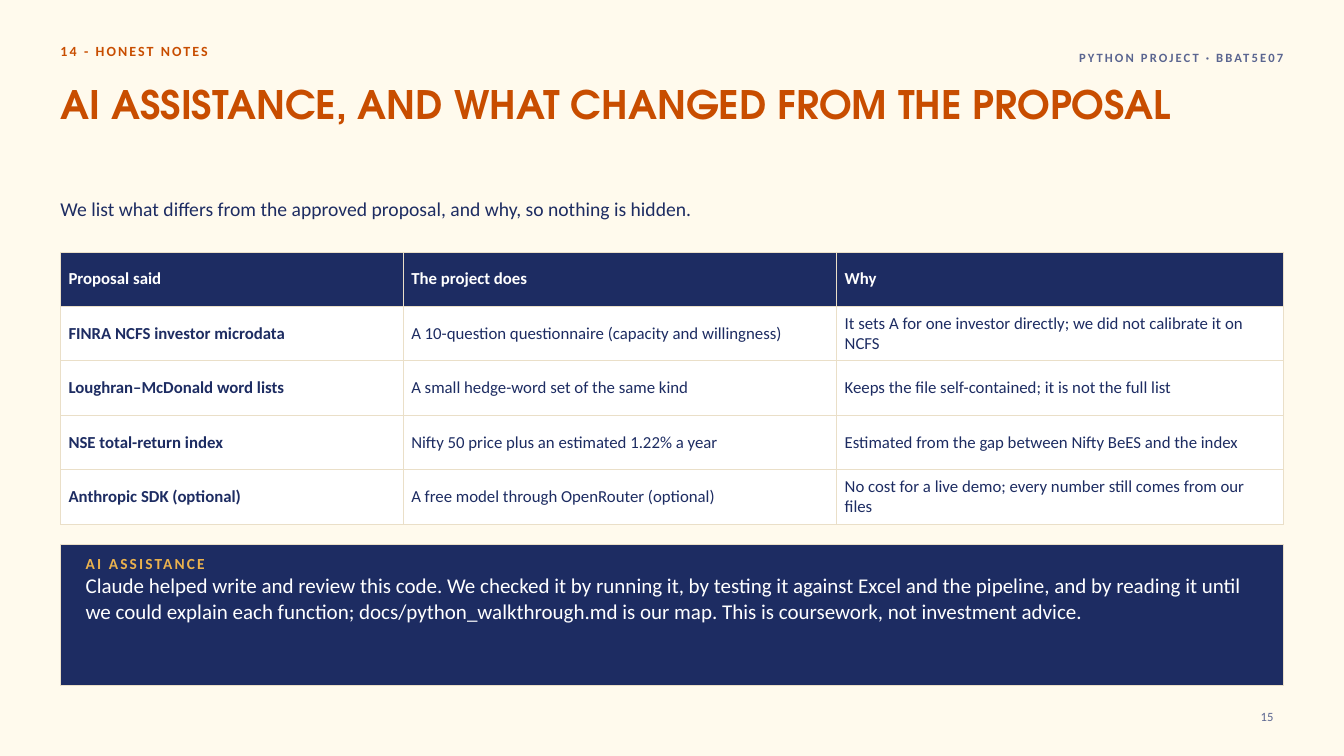
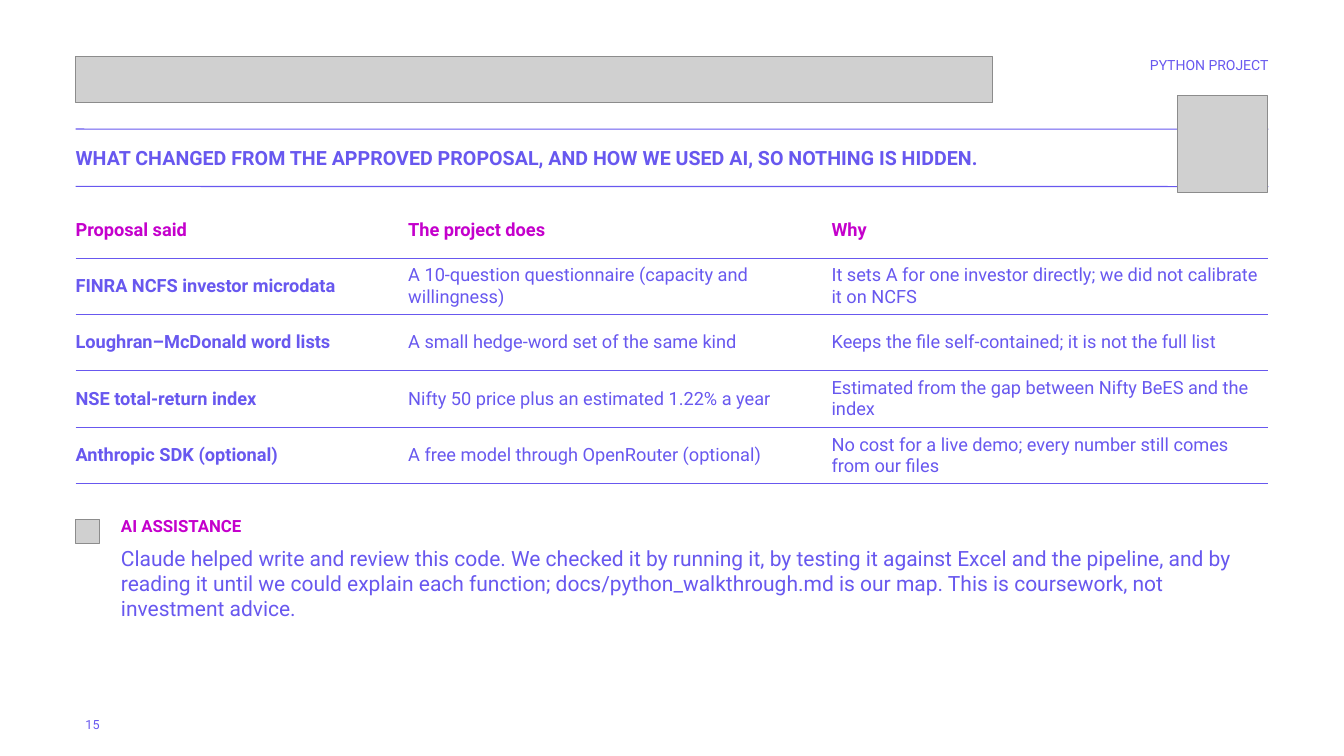
Before and after one commit to xXcromsom/sa-portfolio, a slide deck: slide 15 of deliverables/out/Python_Project_Deck.pptx. Drawn at 1344x756 pixels with LibreOffice and Linux fonts; fonts in the diff are those of the drawing; grey boxes stand for pictures; background and template pictures are left out. Boxes give left, top, right and bottom in pixels: in the first picture for what was removed or moved away, otherwise in the second. Text is boxed around its words. In the diff, an @@ line names an element or a change of style, - is before the commit and + after.

```diff
--- a/deliverables/out/Python_Project_Deck.pptx
+++ b/deliverables/out/Python_Project_Deck.pptx
@@ background #FFFAED to #FFFFFF @@
@@ text removed at <box>60,47,208,56</box> @@
-14 - HONEST NOTES
@@ picture added at <box>76,56,993,103</box> @@
@@ title removed at <box>60,89,1170,125</box> @@
-AI ASSISTANCE, AND WHAT CHANGED FROM THE PROPOSAL
@@ text at <box>1150,60,1269,70</box>: text changed; size 9 to 10 pt; font Calibri to Roboto; text colour #5A6590 to #6858EF; bold off @@
-PYTHON PROJECT · BBAT5E07
+PYTHON PROJECT
@@ picture added at <box>1178,96,1268,193</box> @@
@@ text "WHAT CHANGED FROM THE APPROVED ..." at <box>76,151,978,168</box>: vertical alignment top to middle @@
@@ line added from (76, 129) to (1268, 129), #6858EF 0.75 pt @@
@@ text at <box>76,151,978,168</box>: text changed; font Calibri to Roboto; text colour #1D2C62 to #6858EF; bold on @@
-We list what differs from the approved proposal, and why, so nothing is hidden.
+WHAT CHANGED FROM THE APPROVED PROPOSAL, AND HOW WE USED AI, SO NOTHING IS HIDDEN.
@@ table at <box>76,202,1268,476</box> @@
@@ fill #1D2C62 to none in row 1 @@
@@ fill #FFFFFF to none in 12 cells @@
@@ size 12 to 13 pt, font Calibri to Roboto, text colour #1D2C62 to #6858EF @@
@@ text colour #FFFFFF to #C400CC in "Proposal said", "The project does", "Why" @@
@@ borders changed @@
@@ table: place and size @@
-table at <box>60,252,1284,516</box>
+table at <box>76,202,1268,476</box>
@@ line added from (76, 187) to (1268, 187), #6858EF 0.75 pt @@
@@ picture added at <box>76,519,100,543</box> @@
@@ text added at <box>121,520,241,532</box>, 12 pt, text #C400CC, bold @@
+AI ASSISTANCE
@@ rectangle removed at <box>60,544,1284,686</box> @@
@@ text at <box>121,550,1231,616</box>: paragraph removed @@
-AI ASSISTANCE
@@ text "Claude helped write and review ...": place and size @@
-text "Claude helped write and review ..." at <box>86,578,1240,623</box>
+text "Claude helped write and review ..." at <box>121,550,1231,616</box>
@@ text "Claude helped write and review ..." at <box>121,550,1231,616</box>: font Calibri to Roboto, text colour #FFFFFF to #6858EF @@
@@ page number: place and size @@
-page number at <box>1261,713,1274,721</box>
+page number at <box>85,720,99,729</box>
@@ page number at <box>85,720,99,729</box>: font Calibri to Roboto, text colour #5A6590 to #6858EF; alignment right to left @@
```
Also in this commit, not shown: 14 other slides changed, 1 slide added, 28 other files.
